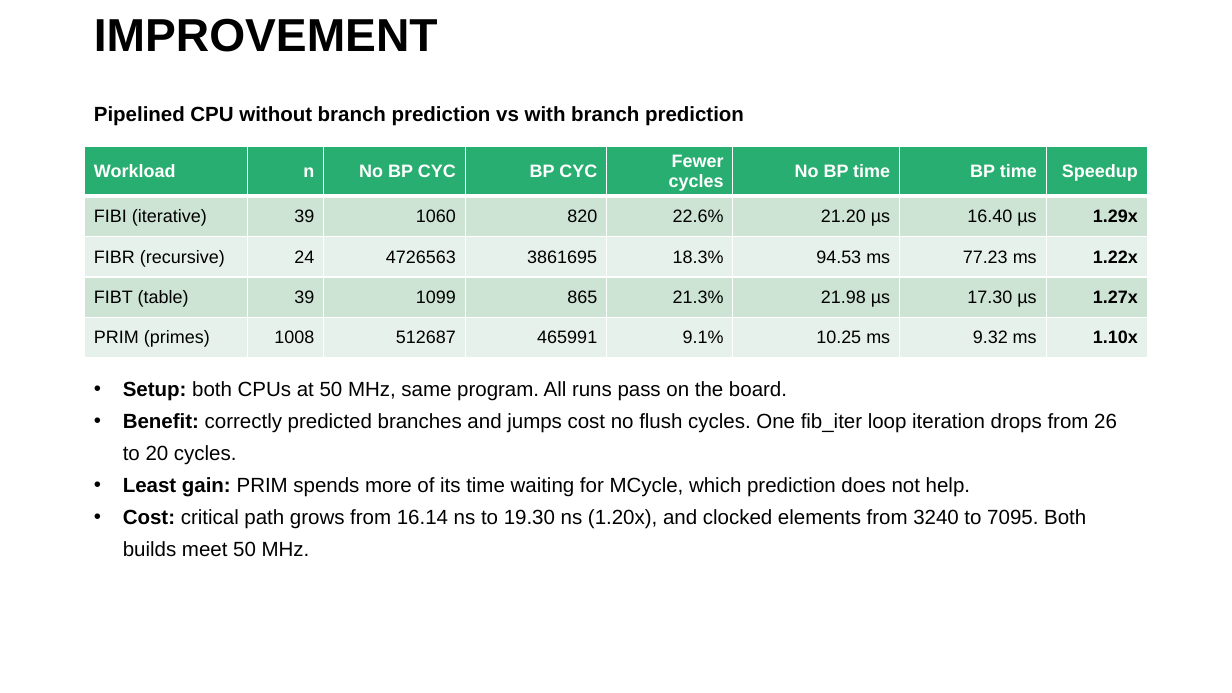
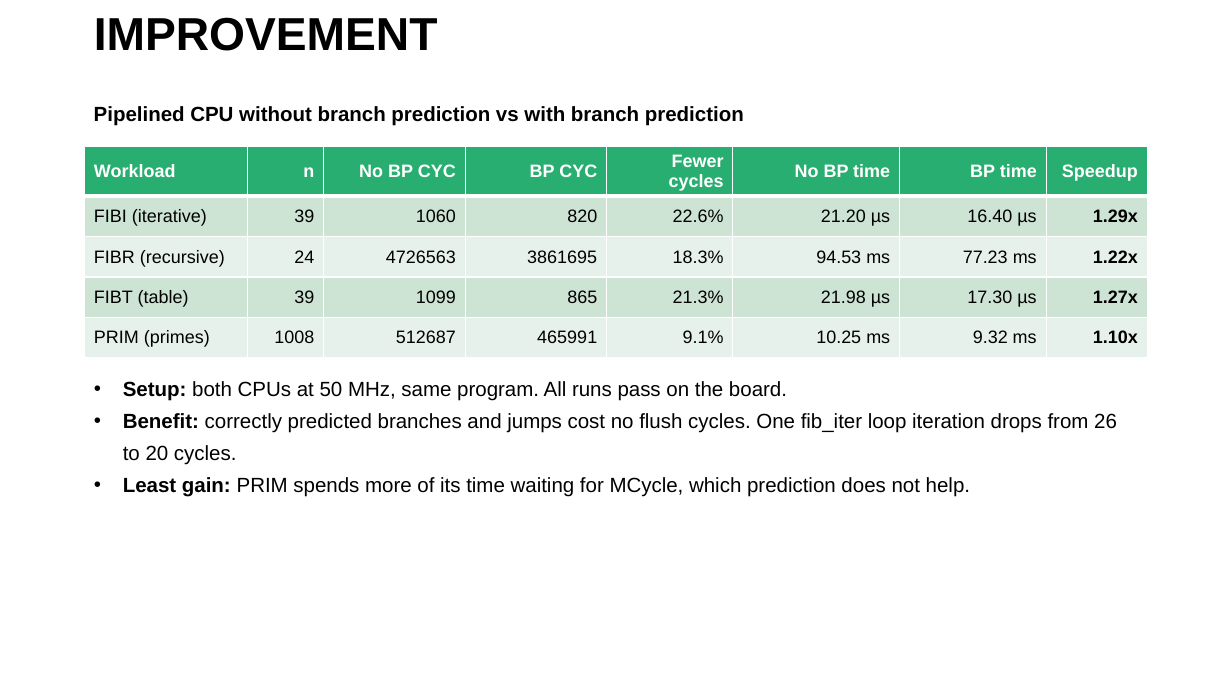
Before and after one commit to asytrix99/FPGA-Based-Pipelined-RISC-V-Processor, a slide deck: slide 6 of Asst_04/Enhancement.pptx. Drawn at 1232x693 pixels with LibreOffice and Linux fonts; fonts in the diff are those of the drawing. Boxes give left, top, right and bottom in pixels: in the first picture for what was removed or moved away, otherwise in the second. Text is boxed around its words. In the diff, an @@ line names an element or a change of style, - is before the commit and + after.

```diff
--- a/Asst_04/Enhancement.pptx
+++ b/Asst_04/Enhancement.pptx
@@ text at (123,509,1086,557): paragraph removed @@
-• Cost: critical path grows from 16.14 ns to 19.30 ns (1.20x), and clocked elements from 3240 to 7095. Both builds meet 50 MHz.
```
Also in this commit, not shown: 5 other slides changed, 3 other files.
